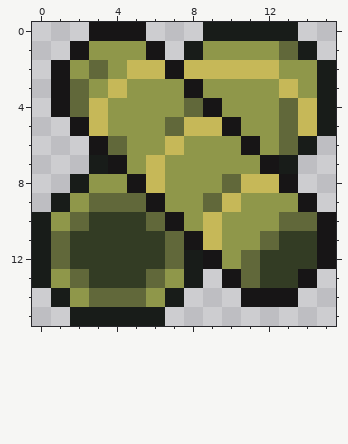
One commit to this pixel-art sprite: graphics/Misc/BambooPile.png. The picture above is the old version.
The file is 16x16 pixels.
Now the later version:
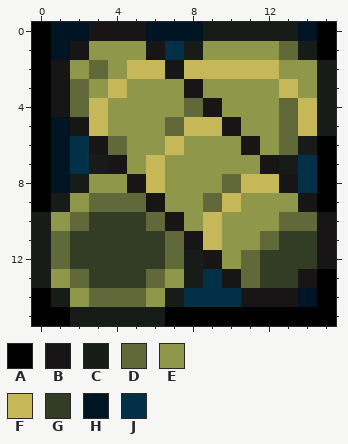
Palette (. is transparent): A #000000  B #171516  C #181c19  D #61683a  E #8f974a  F #c6b858  G #333c24  H #001523  J #023047
Edits made:
Colour A is added in rows 0 to 1 at x 0 and 15; in rows 2 to 5 at x 0; in rows 6 to 9 at x 0 and 15; in row 13 at x 15; in row 14 at x 0 and 15; in row 15 at x 0 to 1 and 7 to 15.
Colour H is added in row 0 at x 1 to 2, 6 to 8 and 14; in row 1 at x 1; in rows 5 to 8 at x 1; in row 14 at x 14.
Colour J is added in row 1 at x 7; in row 6 at x 2; in row 7 at x 2 and 14; in row 8 at x 14; in row 13 at x 9; in row 14 at x 8 to 10.
Pixel boxes of the changes (left, top, right, bottom) in both pictures:
added: (32, 22, 89, 326)
added: (146, 22, 203, 60)
added: (298, 22, 336, 60)
added: (165, 136, 336, 326)
